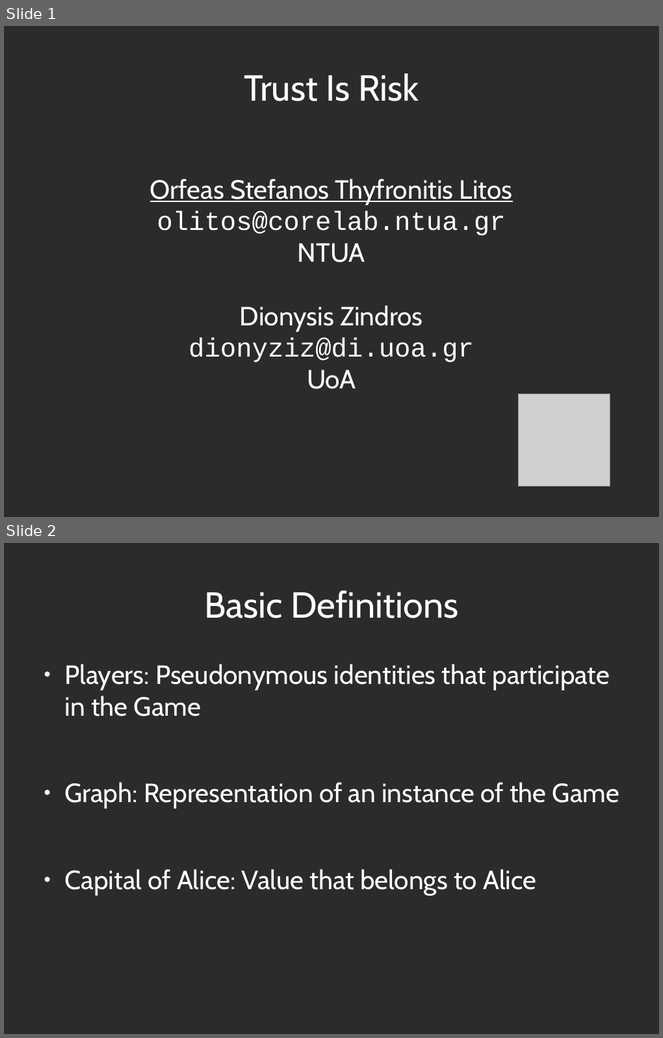
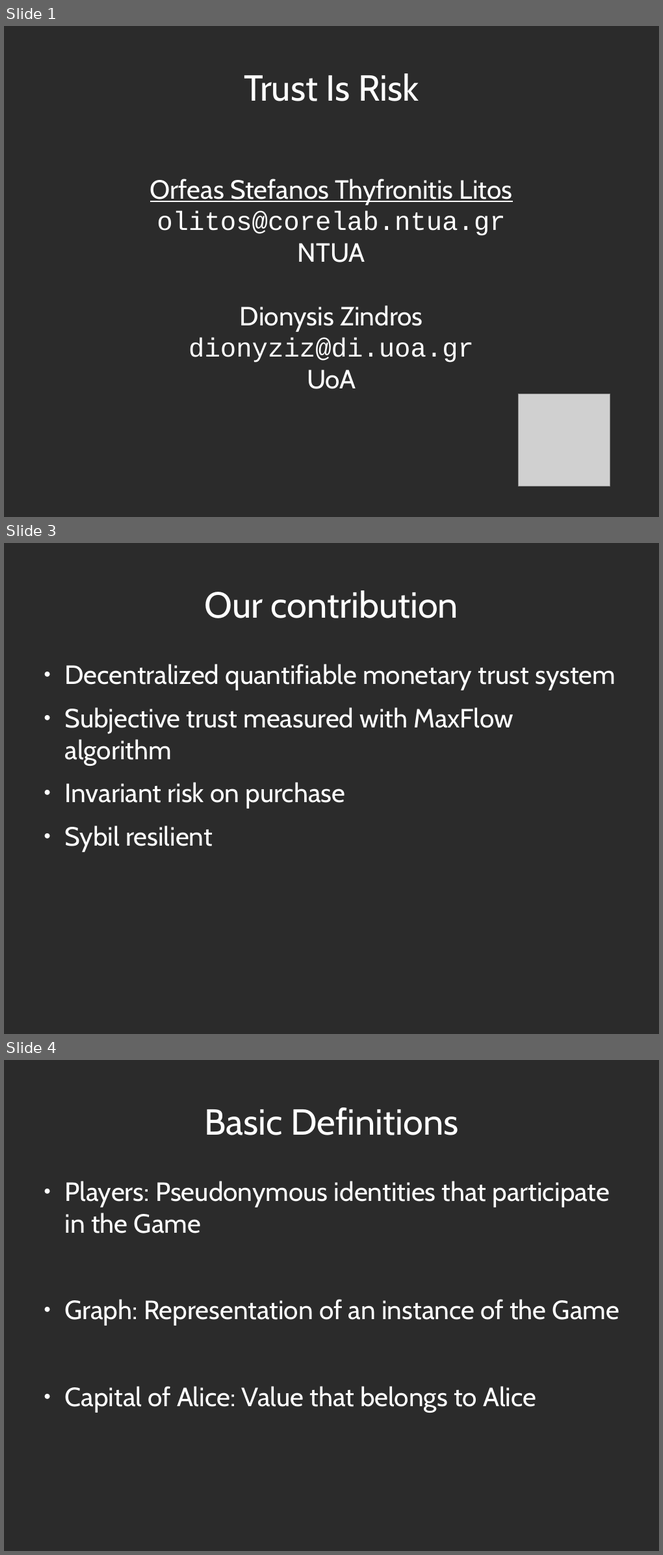
Before and after one commit to decrypto-org/TrustIsRisk, a slide deck: presentations/AtheCrypt10-1-2017/AtheCrypt10-1-2017.odp. Shown one above the other, each under a label of ours: slides 1 and 2 before the commit, slides 1, 3 and 4 after it; the slides between them are not shown. The pictures are 663x1038 and 663x1555 pixels, drawn with LibreOffice and Linux fonts; fonts in the diff are those of the drawing; grey boxes stand for pictures; background and template pictures are left out; a plain dark background stands for a picture behind light text. Boxes give left, top, right and bottom in pixels: in the first picture for what was removed or moved away, otherwise in the second. Text is boxed around its words. In the diff, an @@ line names an element or a change of style, - is before the commit and + after.

Commit message:
add motivation and contribution slides

```diff
--- a/presentations/AtheCrypt10-1-2017/AtheCrypt10-1-2017.odp
+++ b/presentations/AtheCrypt10-1-2017/AtheCrypt10-1-2017.odp
@@ slide 3 added at box(4, 543, 659, 1034), background picture (left out) @@
@@ title added at box(205, 590, 458, 618), 44 pt, text #FFFFFF @@
+Our contribution
@@ text added at box(65, 664, 616, 852), 32 pt, text #FFFFFF @@
+● Decentralized quantifiable monetary trust system
+● Subjective trust measured with MaxFlow algorithm
+● Invariant risk on purchase
+● Sybil resilient
@@ what was slide 2 is now slide 4 @@
```
Also in this commit, not shown: 1 other slide added.
